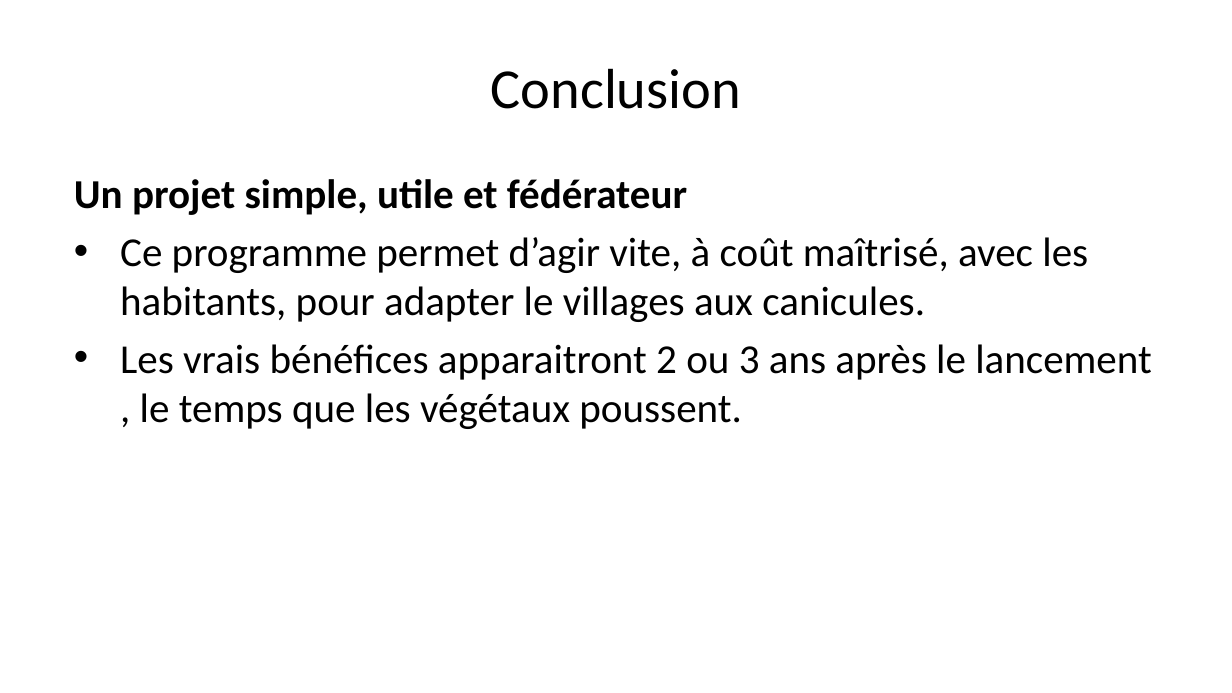
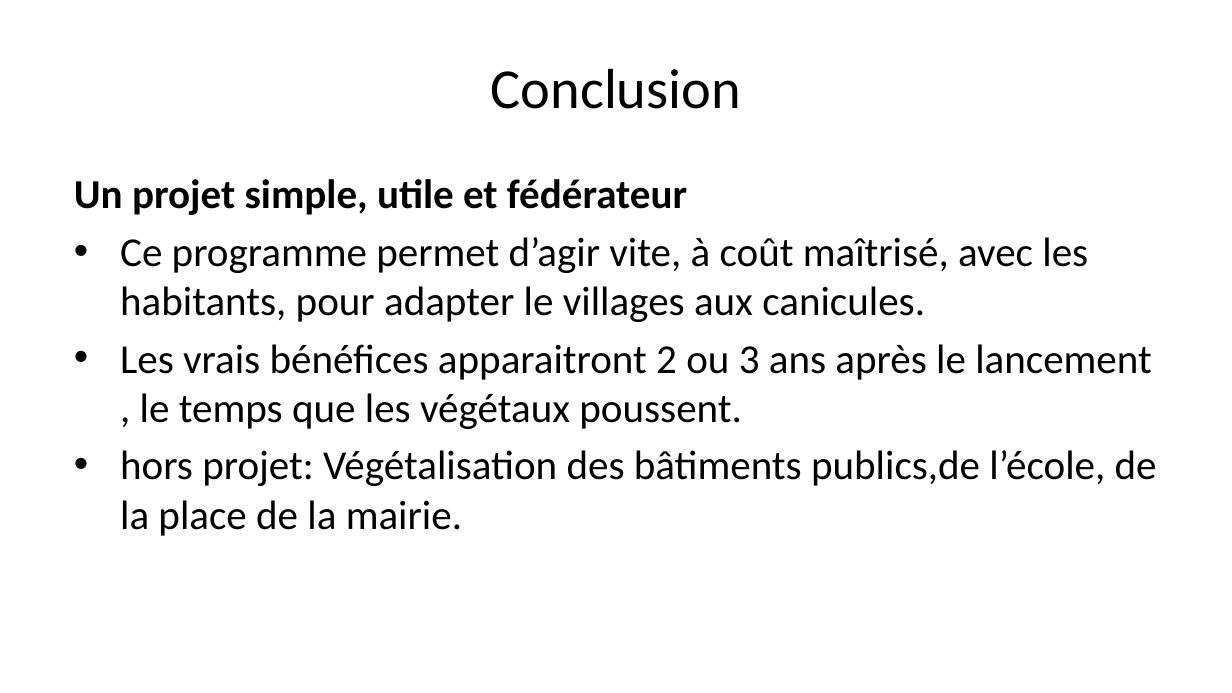
Before and after one commit to Bertrand82/vegetalisation_m2q, a slide deck: slide 16 of presentation.pptx. Drawn at 1232x693 pixels with LibreOffice and Linux fonts; fonts in the diff are those of the drawing. Boxes give left, top, right and bottom in pixels: in the first picture for what was removed or moved away, otherwise in the second. Text is boxed around its words. In the diff, an @@ line names an element or a change of style, - is before the commit and + after.

```diff
--- a/presentation.pptx
+++ b/presentation.pptx
@@ text at box(120, 450, 1157, 536): paragraph added @@
+• hors projet: Végétalisation des bâtiments publics,de l’école, de la place de la mairie.
```
Also in this commit, not shown: 5 other slides changed, 2 slides added, 3 other files.
